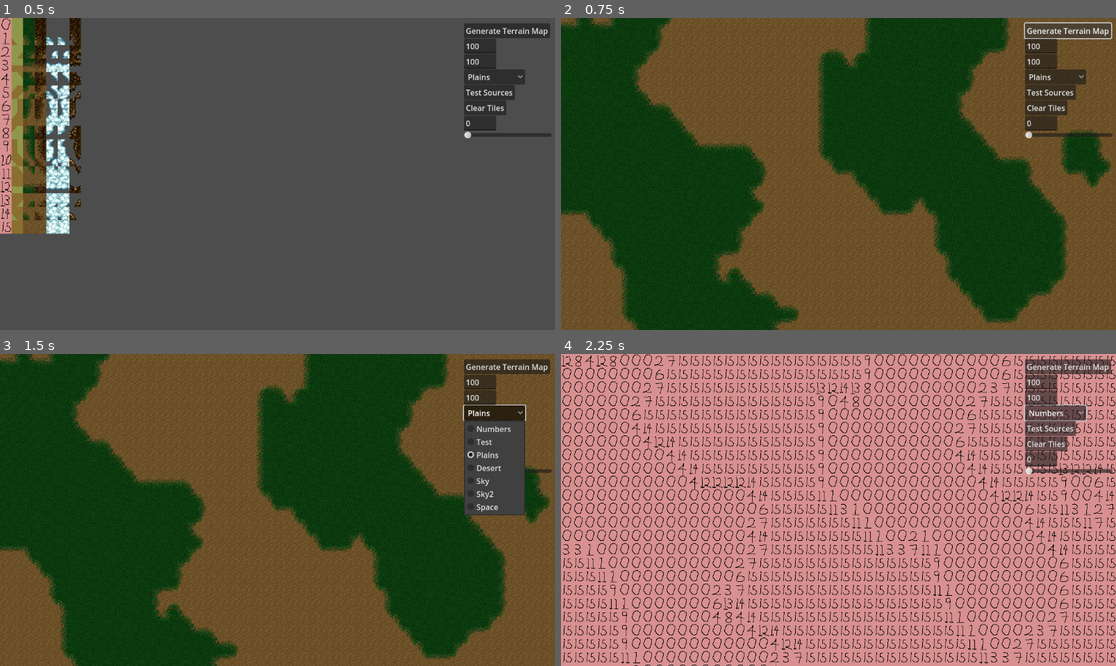
Above: before the commit, frames 1-4 (two rows, left to right).
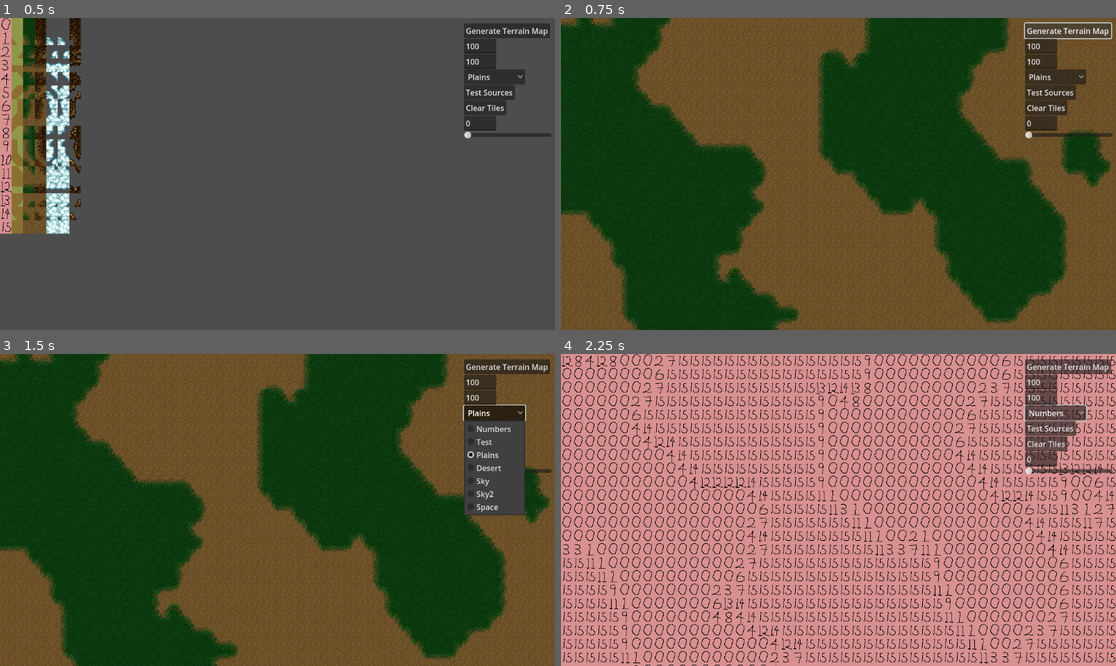
Above: after the commit, the same moments.

Repository: 28jb11/space-game
Game: Godot game, scene res://scenes/main.tscn
The game is run twice, just before and just after one commit, with the same random seed, the same clock (stepped at 60 frames per second) and the same inputs.
Inputs:
- Up to frame 1 (0.5 s): no input
- Up to frame 2 (0.75 s): click "Generate Terrain Map" at 0.5 s
- Up to frame 3 (1.5 s): click "Plains" at 1.25 s
- Up to frame 4 (2.25 s): click "Test Sources" at 2 s

Frame 1 is identical in both runs. In frame 2, 2.4% of the frame differs, in the area x 0-90%, y 0-100%; in frame 3, 2.4%; in frame 4, nothing differs.

Commit message:
weighted random tile choice implemented

Diff:
--- a/resources/ms_tileset.tres
+++ b/resources/ms_tileset.tres
@@ -154,10 +154,6 @@
 5:1/0/custom_data_0 = 10
 5:0/0 = 0
 5:0/0/custom_data_0 = 5
-4:0/0 = 0
-4:0/0/custom_data_0 = -1
-5:2/0 = 0
-5:2/0/custom_data_0 = -1
 
 [sub_resource type="TileSetAtlasSource" id="TileSetAtlasSource_mcpc2"]
 resource_name = "sky"
@@ -236,6 +232,7 @@
 2:1/0 = 0
 2:1/0/custom_data_0 = 6
 3:1/0 = 0
+3:1/0/probability = 0.5
 3:1/0/custom_data_0 = 15
 5:1/0 = 0
 5:1/0/custom_data_0 = 10
@@ -272,7 +269,7 @@
 0:2/0 = 0
 0:2/0/probability = 0.5
 1:2/0 = 0
-1:2/0/probability = 0.1
+1:2/0/probability = 0.001
 2:2/0 = 0
 2:2/0/custom_data_0 = 4
 3:2/0 = 0
@@ -280,15 +277,15 @@
 4:2/0 = 0
 4:2/0/custom_data_0 = 8
 0:3/0 = 0
-0:3/0/probability = 0.5
+0:3/0/probability = 0.001
 1:3/0 = 0
-1:3/0/probability = 0.1
+1:3/0/probability = 0.001
 2:3/0 = 0
-2:3/0/probability = 0.1
+2:3/0/probability = 0.001
 3:3/0 = 0
-3:3/0/probability = 0.1
+3:3/0/probability = 0.001
 4:3/0 = 0
-4:3/0/probability = 0.1
+4:3/0/probability = 0.001
 3:1/0 = 0
 3:1/0/custom_data_0 = 15
 
--- /dev/null
+++ b/scenes/player.tscn
@@ -0,0 +1,3 @@
+[gd_scene format=3 uid="uid://7wwl8blyrfx0"]
+
+[node name="Player" type="CharacterBody2D"]
--- a/scripts/terrain_tiles.gd
+++ b/scripts/terrain_tiles.gd
@@ -2,11 +2,11 @@
 
 const ALTERNATIVE_TILE = 0
 
+# tileset has multiple sources. each source is a different terrain set
+@onready var tileset = self.tile_set
+
 # creates data structures to find marching squares case values
 func initialize() -> Array:
-	# get tileset
-	# tileset has multiple sources. each source is a different terrain set
-	var tileset = self.tile_set
 
 	if tileset == null:
 		print("error initializing tileset")
@@ -77,23 +77,30 @@
 			var rng = RandomNumberGenerator.new()
 			var ms_case_tile = 0
 			if valid_tiles.size() > 1:
-				# TODO implement % based RNG for tiles. Some tiles should appear
-				# most of the time, and some rarely.
-				# Suggested to use "weighted random choice". Maybe i need another layer on the tileset?
+				# generate cumulative weights list based on on probabilities
+				var weights = []
 				for tile in valid_tiles:
-					var tile_probability = get_tile_probability(tile_source, tile)
-					print(tile_source)
-					# get tile probability for tile at atlas position 'tile'
-
-				ms_case_tile = rng.randi_range(0, valid_tiles.size() - 1)
+					var tile_probability = get_tile_probability(tile, terrain_id)
+					weights.append(tile_probability)
+				ms_case_tile = weighted_random_choice(weights, rng)
 			set_cell_ms(Vector2i(key.x,key.y), valid_tiles[ms_case_tile], terrain_id)
 
-func get_tile_probability(tile_source, tile):
-	if tile_source.has(tile):
-		print("tile_source has tile")
-		print(tile_source[tile].probability)
-		return tile_source[tile].probability
-	return 1.0
+func get_tile_probability(tile, terrain_id) -> float:
+	return tileset.get_source(terrain_id).get_tile_data(tile, 0).probability
 
 func set_cell_ms(grid_position: Vector2i, atlas_position: Vector2i, terrain_id: int):
 	set_cell(grid_position, terrain_id, atlas_position, ALTERNATIVE_TILE)
+
+func weighted_random_choice(weights, rng):
+	var cumulative_weights = []
+	var sum = 0.0
+	for weight in weights:
+		sum += weight
+		cumulative_weights.append(sum)
+
+	var random_value = rng.randf_range(0.0, sum)
+
+	for i in range(cumulative_weights.size()):
+		if random_value < cumulative_weights[i]:
+			return i
+	return 0 # Fallback in case of rounding errors
